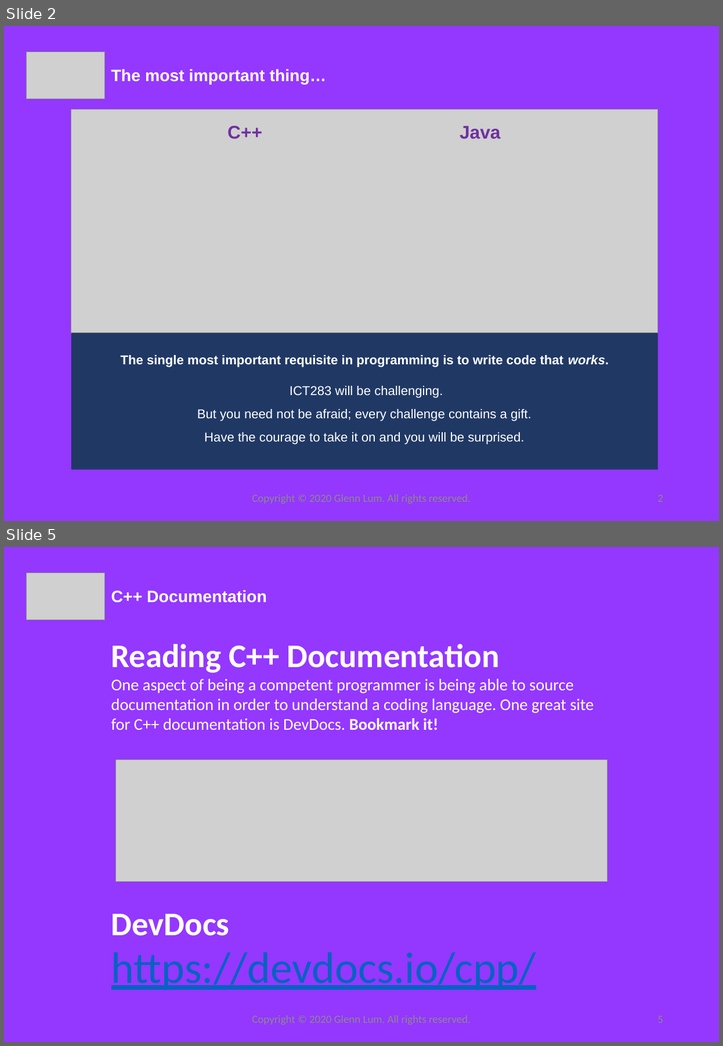
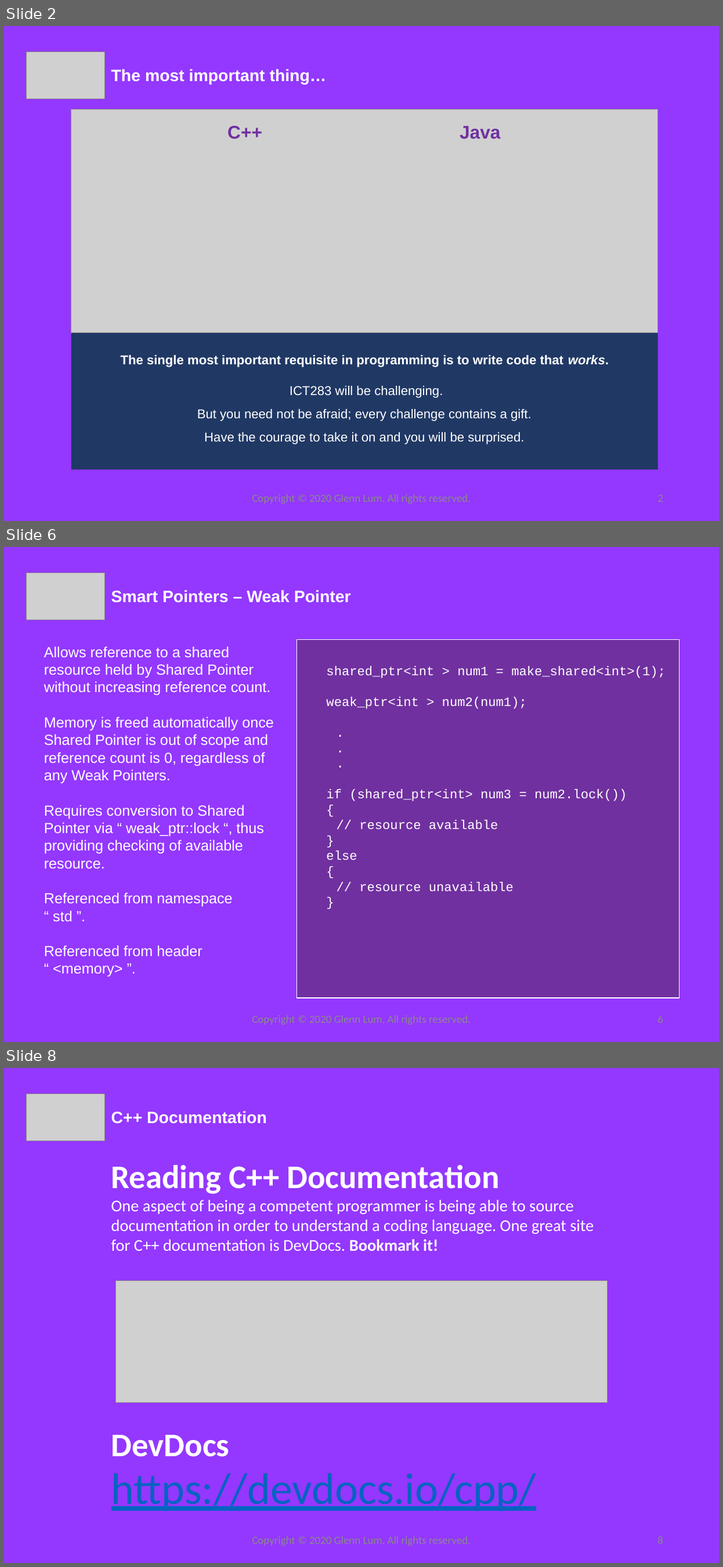
Before and after one commit to EvoDest/resources, a slide deck: PASS_11/PASS_11.pptx. Shown one above the other, each under a label of ours: slides 2 and 5 before the commit, slides 2, 6 and 8 after it; the slides between them are not shown. The pictures are 723x1046 and 723x1567 pixels, drawn with LibreOffice and Linux fonts; fonts in the diff are those of the drawing; grey boxes stand for pictures. Boxes give left, top, right and bottom in pixels: in the first picture for what was removed or moved away, otherwise in the second. Text is boxed around its words. In the diff, an @@ line names an element or a change of style, - is before the commit and + after.

```diff
--- a/PASS_11/PASS_11.pptx
+++ b/PASS_11/PASS_11.pptx
@@ slide 6 added at (4,547,719,1042), background #9437FF @@
@@ picture added at (27,573,104,620) @@
@@ text added at (111,590,351,603), 18 pt, text #FFFFFF, bold @@
+Smart Pointers – Weak Pointer
@@ text added at (44,646,274,977), 16 pt, text #FFFFFF @@
+Allows reference to a shared resource held by Shared Pointer without increasing reference count.
+Memory is freed automatically once Shared Pointer is out of scope and reference count is 0, regardless of any Weak Pointers.
+Requires conversion to Shared Pointer via “ weak_ptr::lock “, thus providing checking of available resource.
+Referenced from namespace
+“ std ”.
+Referenced from header
+“ <memory> ”.
@@ rectangle added at (297,639,680,998), fill #7030A0, outline #FFFFFF 1 pt, 14 pt, text #FFFFFF @@
+shared_ptr<int > num1 = make_shared<int>(1);
+weak_ptr<int > num2(num1);
+.
+.
+.
+if (shared_ptr<int> num3 = num2.lock())
+{
+// resource available
+}
+else
+{
+// resource unavailable
+}
@@ text added at (252,1015,470,1024), 12 pt, text #8C8C8C @@
+Copyright © 2020 Glenn Lum. All rights reserved.
@@ page number added at (657,1015,663,1023), 12 pt, text #8C8C8C @@
+6
@@ what was slide 5 is now slide 8 @@
@@ page number at (657,1536,663,1544): text changed @@
-5
+8
```
Also in this commit, not shown: 2 slides changed, 3 other slides added, 1 slide removed, 1 other file.
